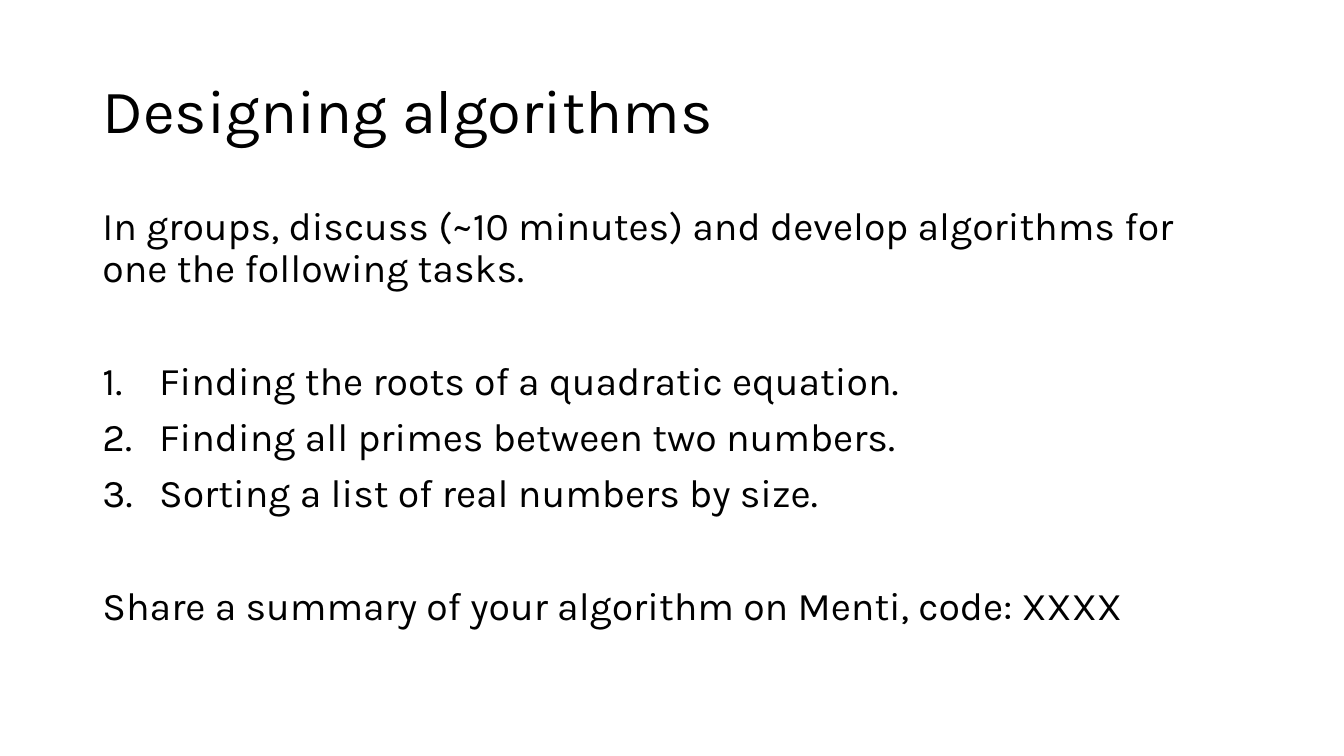
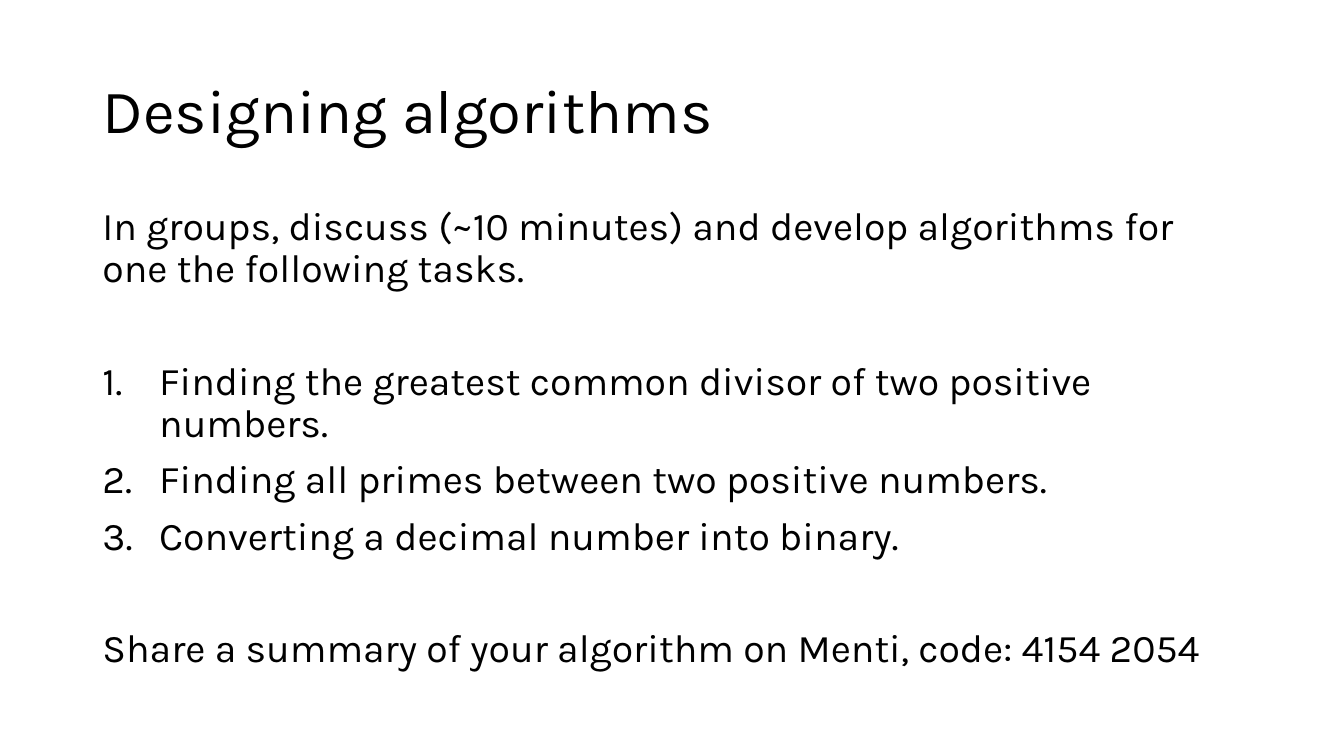
Before and after one commit to engmaths/SEMT10002_2025, a slide deck: slide 13 of Week_1_variables_operators_and_algorithms/Seminar_algorithms/seminar1_algorithms.pptx (slide 11 before the commit). Drawn at 1344x756 pixels with LibreOffice and Linux fonts; fonts in the diff are those of the drawing. Boxes give left, top, right and bottom in pixels: in the first picture for what was removed or moved away, otherwise in the second. Text is boxed around its words. In the diff, an @@ line names an element or a change of style, - is before the commit and + after.

```diff
--- a/Week_1_variables_operators_and_algorithms/Seminar_algorithms/seminar1_algorithms.pptx
+++ b/Week_1_variables_operators_and_algorithms/Seminar_algorithms/seminar1_algorithms.pptx
@@ text at (x1=102, y1=368, x2=1200, y2=672): text changed @@
-1. Finding the roots of a quadratic equation.
-2. Finding all primes between two numbers.
-3. Sorting a list of real numbers by size.
-Share a summary of your algorithm on Menti, code: XXXX
+1. Finding the greatest common divisor of two positive numbers.
+2. Finding all primes between two positive numbers.
+3. Converting a decimal number into binary.
+Share a summary of your algorithm on Menti, code: 4154 2054
```
Also in this commit, not shown: 7 other slides changed, 6 slides added, 1 slide removed, 1 other file.
